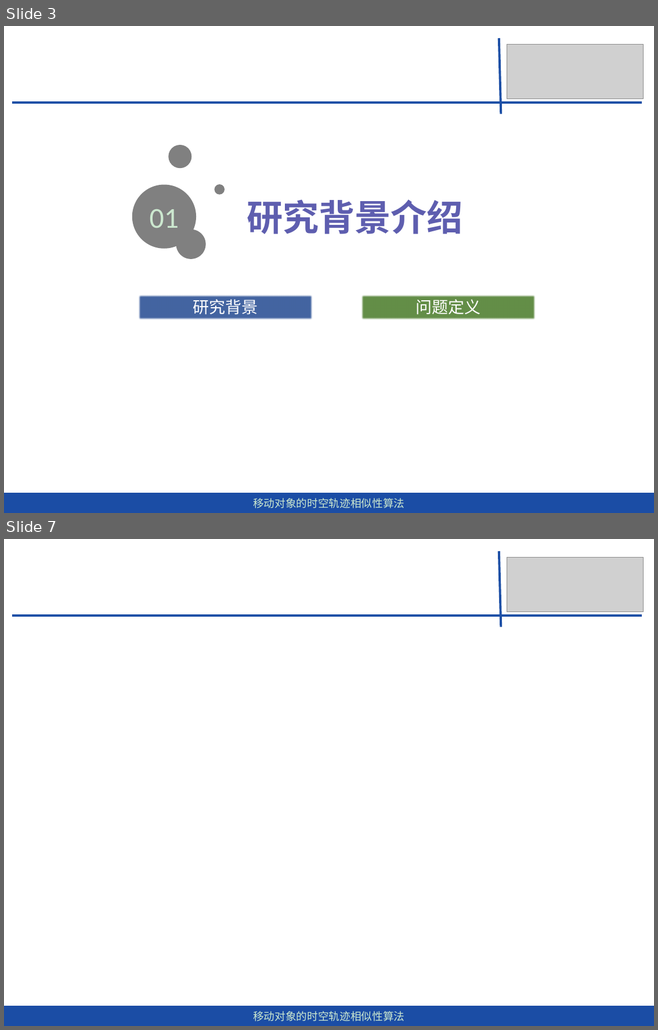
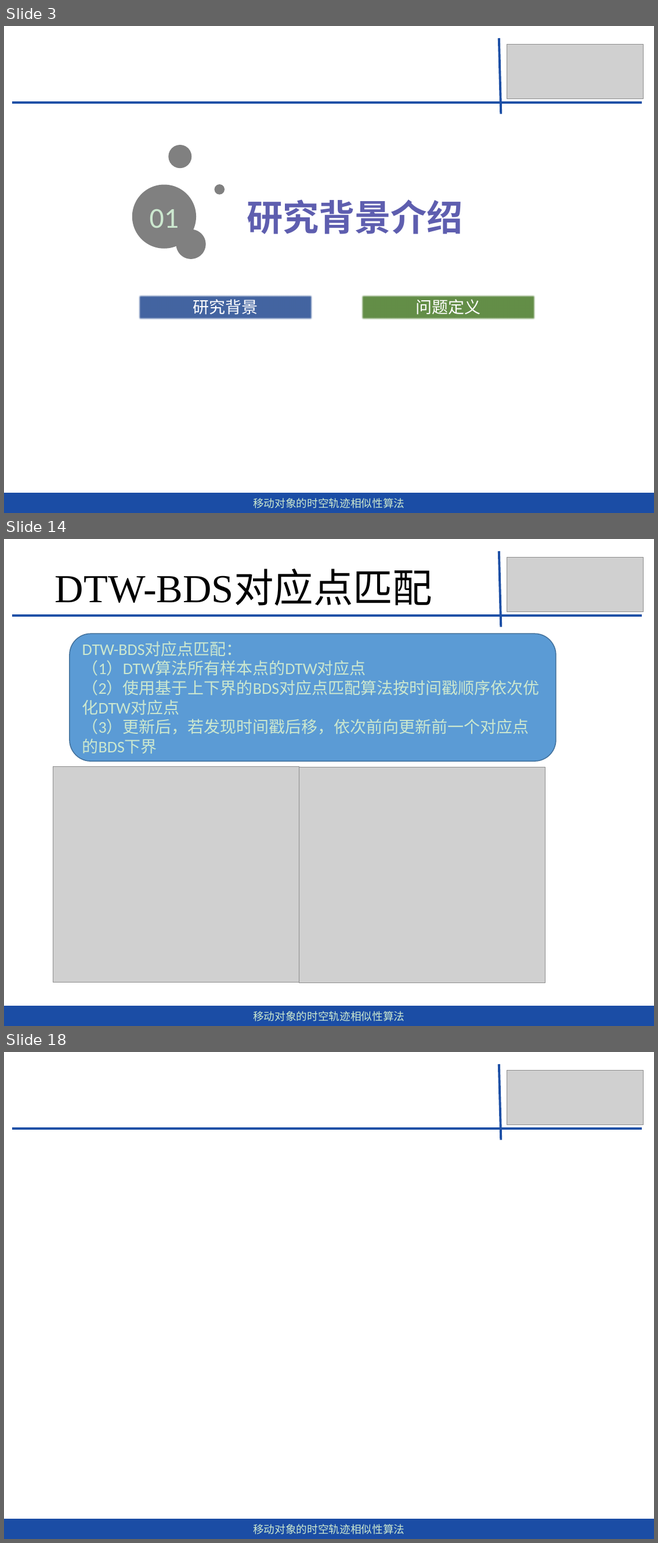
Before and after one commit to dingguangwei/biyelunwen, a slide deck: 答辩——毕设.pptx. Shown one above the other, each under a label of ours: slides 3 and 7 before the commit, slides 3, 14 and 18 after it; the slides between them are not shown. The pictures are 658x1030 and 658x1543 pixels, drawn with LibreOffice and Linux fonts; fonts in the diff are those of the drawing; grey boxes stand for pictures. Boxes give left, top, right and bottom in pixels: in the first picture for what was removed or moved away, otherwise in the second. Text is boxed around its words. In the diff, an @@ line names an element or a change of style, - is before the commit and + after.

```diff
--- a/答辩——毕设.pptx
+++ b/答辩——毕设.pptx
@@ slide 14 added at bbox=[4, 539, 654, 1026], background #CCE8CF @@
@@ line added from (498, 551) to (501, 627), #1E50A6 2.5 pt @@
@@ text added at bbox=[55, 571, 432, 606], 44 pt, text #000000 @@
+DTW-BDS对应点匹配
@@ picture added at bbox=[507, 558, 643, 613] @@
@@ line added from (12, 616) to (641, 616), #1E50A6 2.5 pt @@
@@ rounded rectangle added at bbox=[70, 634, 556, 761], fill #5B9BD5, outline #43739E 1 pt, 18 pt, text #CCE8CF @@
+DTW-BDS对应点匹配：
+（1）DTW算法所有样本点的DTW对应点
+（2）使用基于上下界的BDS对应点匹配算法按时间戳顺序依次优化DTW对应点
+（3）更新后，若发现时间戳后移，依次前向更新前一个对应点的BDS下界
@@ picture added at bbox=[53, 767, 299, 983] @@
@@ picture added at bbox=[299, 767, 545, 983] @@
@@ rectangle added at bbox=[4, 1006, 654, 1026], fill #1B4DA5, 12 pt, text #CCE8CF @@
+移动对象的时空轨迹相似性算法
@@ what was slide 7 is now slide 18 @@
```
Also in this commit, not shown: 6 slides changed, 7 other slides added, 1 slide removed, 3 other files.
